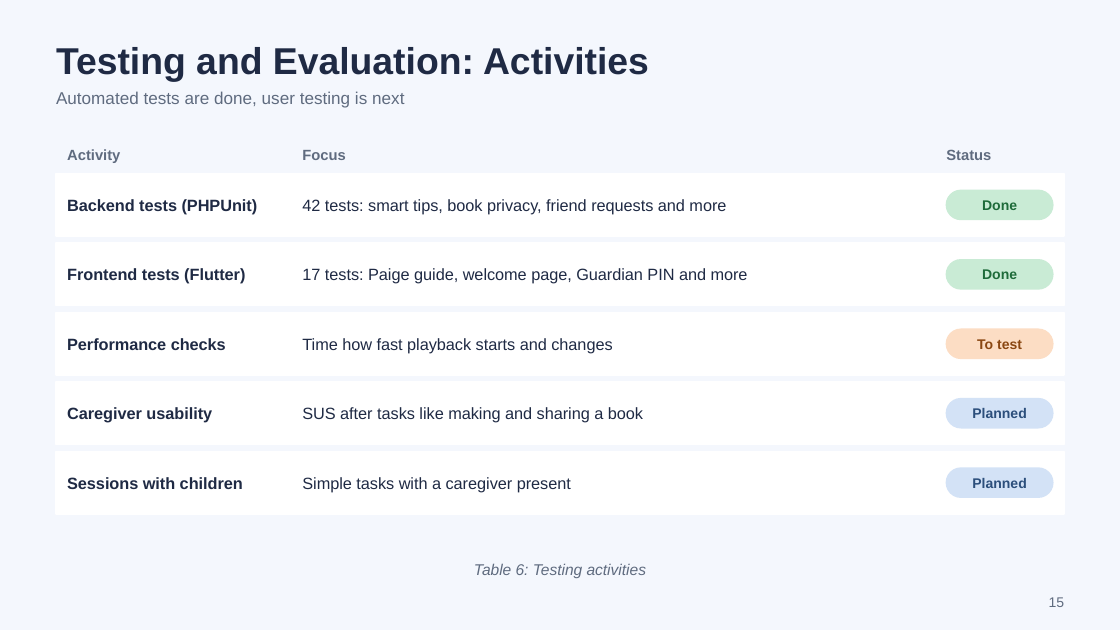
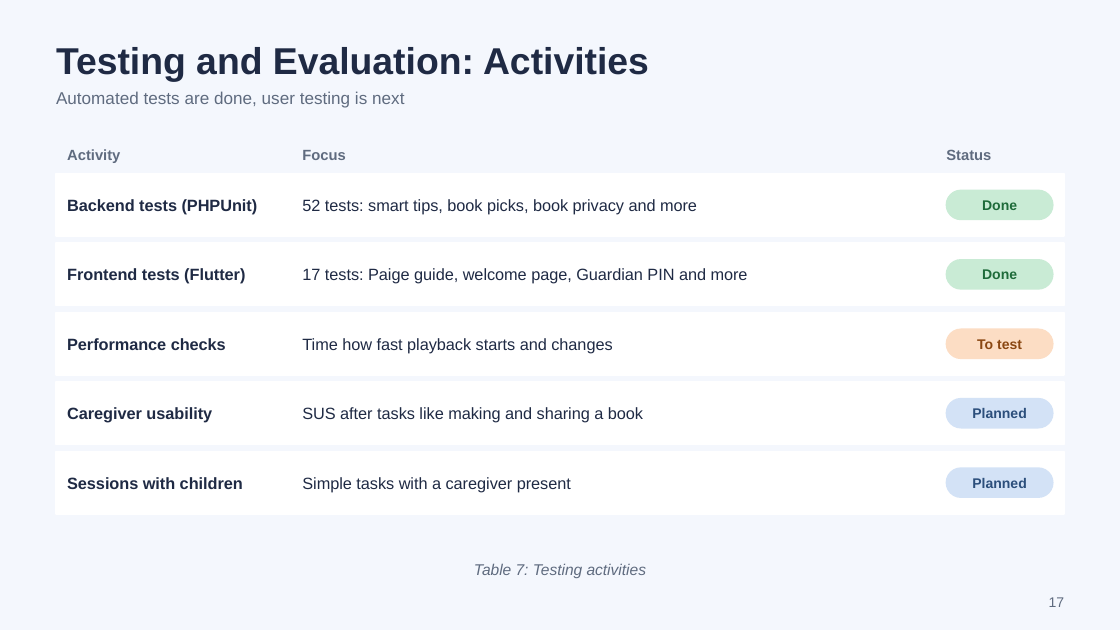
Before and after one commit to scz912/autism_audiobook, a slide deck: slide 17 of deliverables/Visual_Playlist_AP2_Progress.pptx (slide 15 before the commit). Drawn at 1120x630 pixels with LibreOffice and Linux fonts; fonts in the diff are those of the drawing. Boxes give left, top, right and bottom in pixels: in the first picture for what was removed or moved away, otherwise in the second. Text is boxed around its words. In the diff, an @@ line names an element or a change of style, - is before the commit and + after.

```diff
--- a/deliverables/Visual_Playlist_AP2_Progress.pptx
+++ b/deliverables/Visual_Playlist_AP2_Progress.pptx
@@ text at <box>302,199,697,215</box>: text changed @@
-42 tests: smart tips, book privacy, friend requests and more
+52 tests: smart tips, book picks, book privacy and more
@@ text at <box>474,563,646,578</box>: text changed @@
-Table 6: Testing activities
+Table 7: Testing activities
@@ page number at <box>1049,597,1065,607</box>: text changed @@
-15
+17
```
Also in this commit, not shown: 9 other slides changed, 2 slides added, 8 other files.
